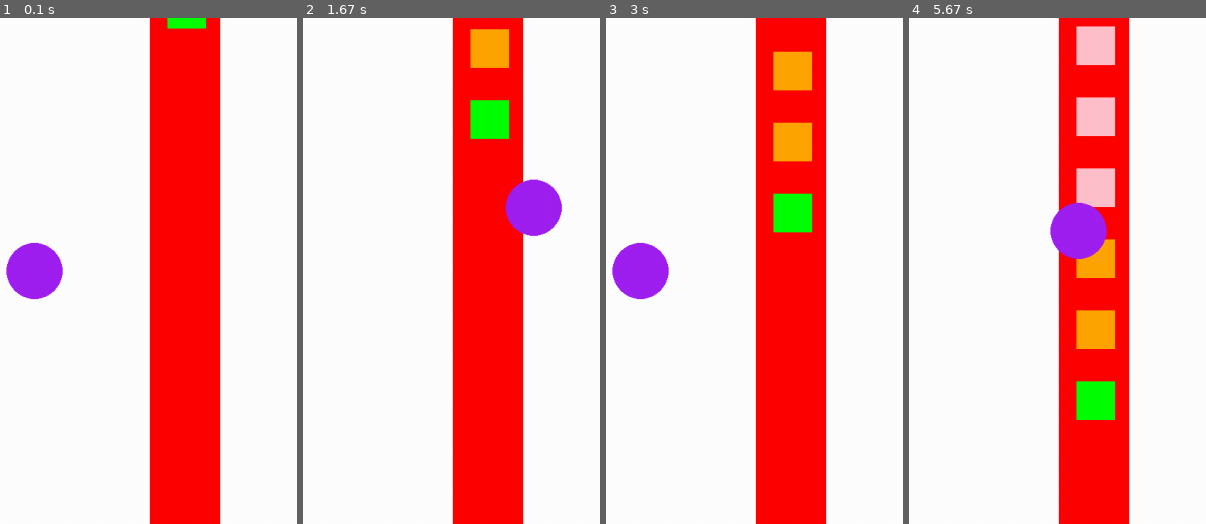
Above: before the commit, frames 1-4 (left to right).
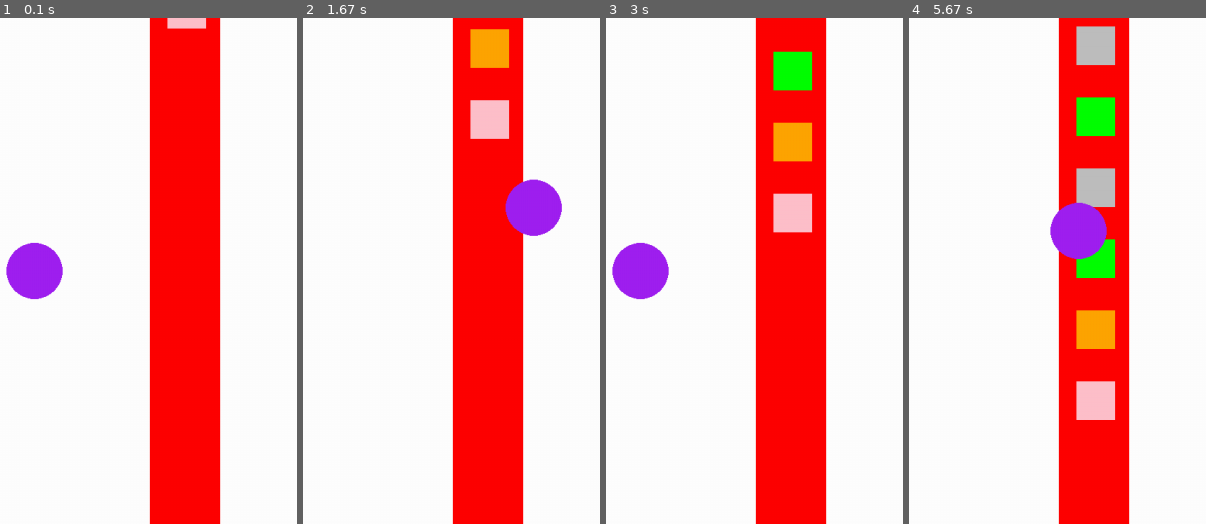
Above: after the commit, the same moments.

Repository: michlima/pygame-project
Game: pygame game, started from main.py
Same seed, same stepped clock (60 frames per second), same inputs: the game is played once before the commit and once after it.
Inputs:
- Up to frame 1 (0.1 s): no input
- Up to frame 2 (1.67 s): hold D 0.33-0.8 s; hold W 0.83-1.13 s; hold D 1.17-1.63 s
- Up to frame 3 (3 s): hold A 1.67-2.2 s; hold S 2.23-2.53 s; hold A 2.57-2.97 s
- Up to frame 4 (5.67 s): hold W 3-3.37 s; hold D 3.4-4.03 s; hold S 4.07-4.43 s; hold A 4.47-4.93 s; hold D 4.97-5.43 s; hold W from 5.47 s (still down)

The runs differ from the first frame. In frame 1, 0.3% of the frame differs, in the area x 56-70%, y 0-3%; in frame 2, 1.0%; in frame 3, 2.1%; in frame 4, 4.8%, in the area x 56-70%, y 1-80%.

Commit message:
renaming and random update

Diff:
--- a/main.py
+++ b/main.py
@@ -1,9 +1,9 @@
 import pygame
 import random
 
-def drawConveyer(screen):
+def drawRectangle(screen, x,y, width, height):
     #                                                           xAxis              y  width height
-    return pygame.draw.rect(screen, "red", pygame.Rect(screen.get_width() / 2 - 50, 0, 100, screen.get_height()))
+    return pygame.draw.rect(screen, "red", pygame.Rect(x, y, width, height))
 
 def conveyBoxes(queuedBoxes, screen):
     conveyerVelocity = pygame.math.Vector2(1, 1)
@@ -45,15 +45,17 @@
     while running:
         screen.fill("white")
         ## draw coveyer table
-        drawConveyer(screen)
+        drawRectangle(screen,screen.get_width() / 2 - 50,0,100,screen.get_height())
+
         count +=1
 
         ## creates boxes every 100 frames if boxes can fit in conveyer belt
         if count > 100 :
             count = 0
             colors = ["orange", "green", "cyan", "pink", "gray"]
-            randomPoints = random.randrange(0,4,1)
-            queuedBoxes.append({"rect": pygame.Rect(screen.get_width() / 2 - 25, -50, 55, 55), "points": randomPoints,"color":colors[randomPoints]})
+            randomPoints = random.randrange(1,5,1)
+            randomColor = random.choice(colors)
+            queuedBoxes.append({"rect": pygame.Rect(screen.get_width() / 2 - 25, -50, 55, 55), "points": randomPoints,"color":randomColor})
 
         # pygame.QUIT event means the user clicked X to close your window
         for event in pygame.event.get():
@@ -69,7 +71,6 @@
                         player_one_box["rect"].x = player_pos.x - 30
 
         # draw and move boxes on conveyer
-
         conveyBoxes(queuedBoxes, screen)
 
         # Draw player position
